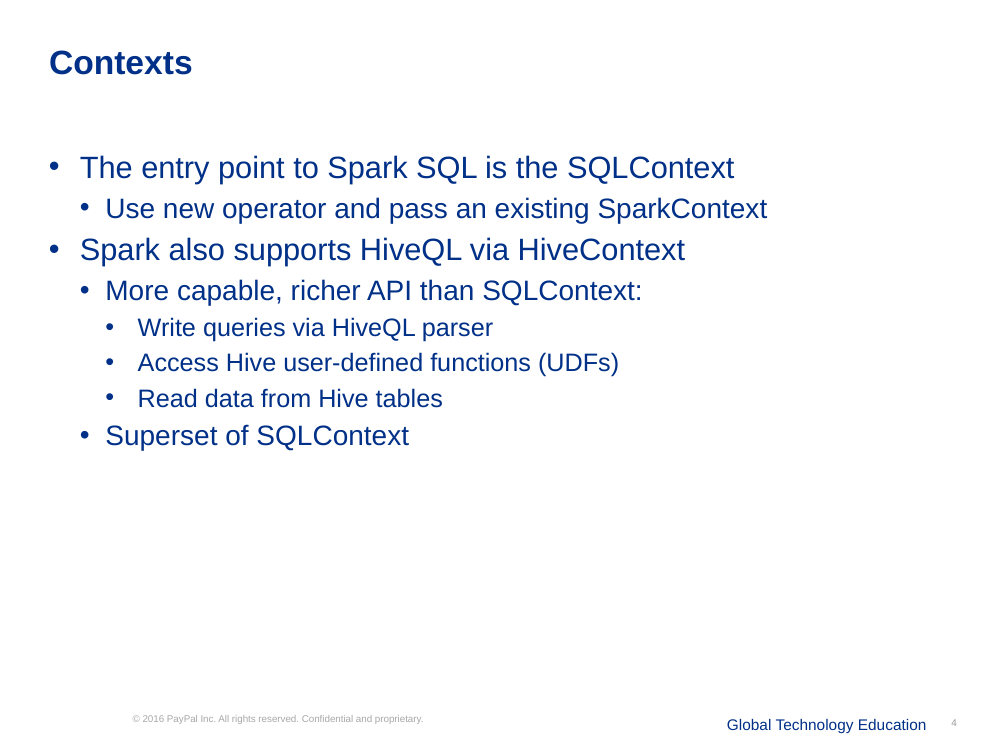
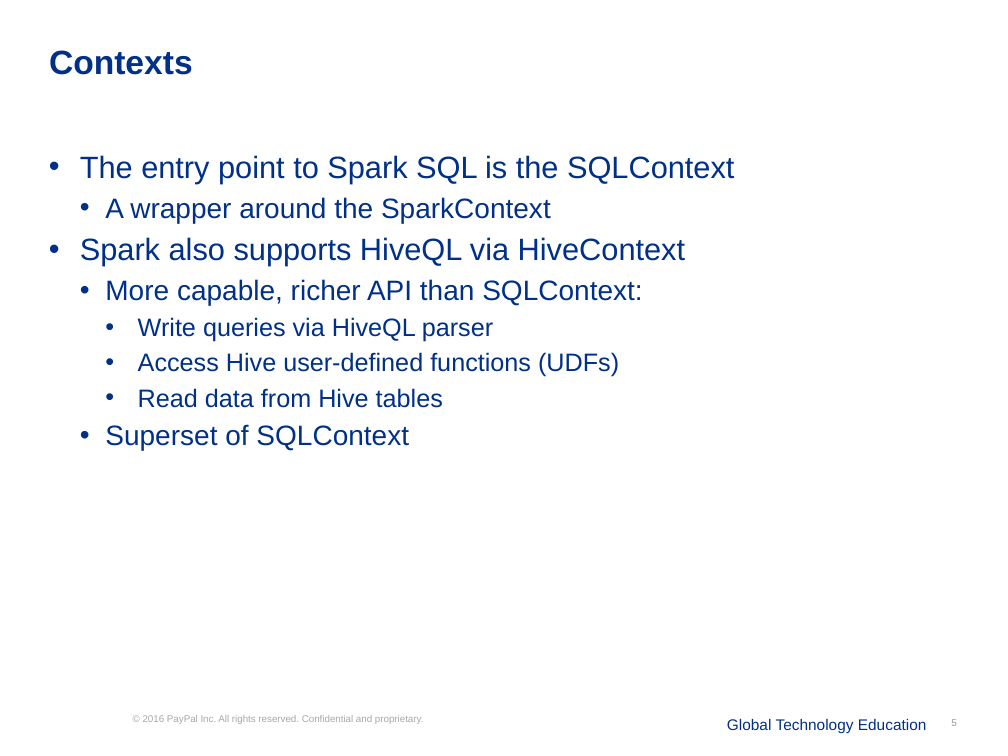
Before and after one commit to timph/hadoop-spark-class, a slide deck: slide 5 of lesson-560-spark-sql/slides/spark-sql.pptx (slide 4 before the commit). Drawn at 1008x756 pixels with LibreOffice and Linux fonts; fonts in the diff are those of the drawing; background and template pictures are left out. Boxes give left, top, right and bottom in pixels: in the first picture for what was removed or moved away, otherwise in the second. Text is boxed around its words. In the diff, an @@ line names an element or a change of style, - is before the commit and + after.

```diff
--- a/lesson-560-spark-sql/slides/spark-sql.pptx
+++ b/lesson-560-spark-sql/slides/spark-sql.pptx
@@ text at (105, 197, 551, 223): text changed @@
-  • Use new operator and pass an existing SparkContext
+  • A wrapper around the SparkContext
@@ page number at (951, 719, 956, 726): text changed @@
-4
+5
```
Also in this commit, not shown: 1 slide added, 17 other files.
